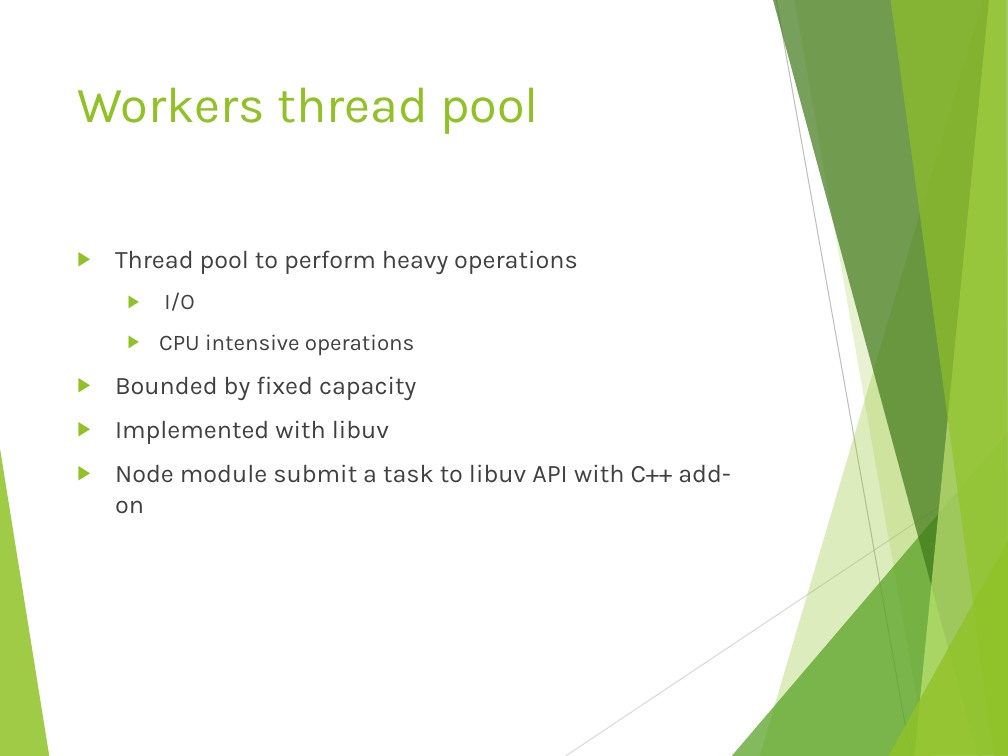
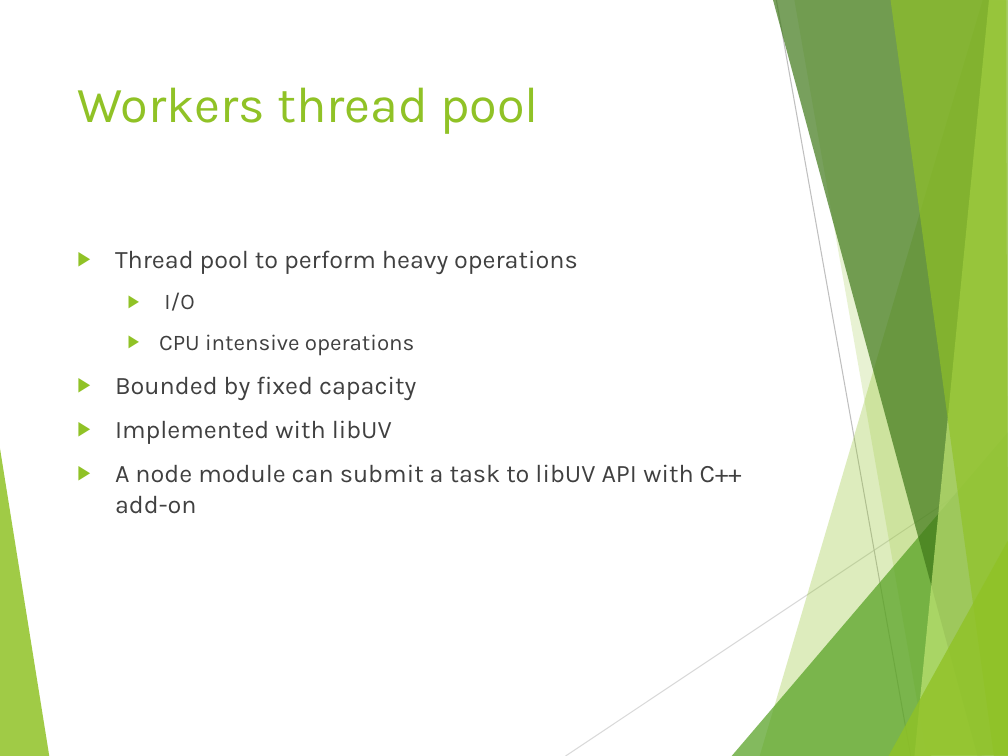
Before and after one commit to tamarstern/MyNodeJSCourse, a slide deck: slide 16 of day1/event_loop_deep_dive/event_loop_deep_dive.pptx (slide 14 before the commit). Drawn at 1008x756 pixels with LibreOffice and Linux fonts; fonts in the diff are those of the drawing. Boxes give left, top, right and bottom in pixels: in the first picture for what was removed or moved away, otherwise in the second. Text is boxed around its words. In the diff, an @@ line names an element or a change of style, - is before the commit and + after.

```diff
--- a/day1/event_loop_deep_dive/event_loop_deep_dive.pptx
+++ b/day1/event_loop_deep_dive/event_loop_deep_dive.pptx
@@ text at [115, 420, 742, 514]: text changed @@
-▶ Implemented with libuv
-▶ Node module submit a task to libuv API with C++ add-on
+▶ Implemented with libUV
+▶ A node module can submit a task to libUV API with C++ add-on
```
Also in this commit, not shown: 5 other slides changed, 4 slides added, 3 other files.
